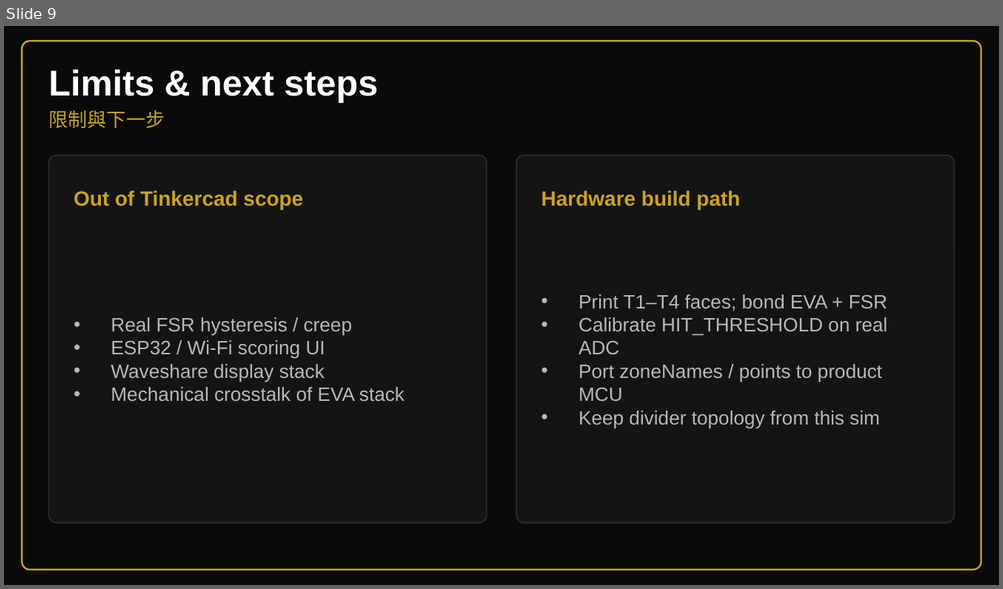
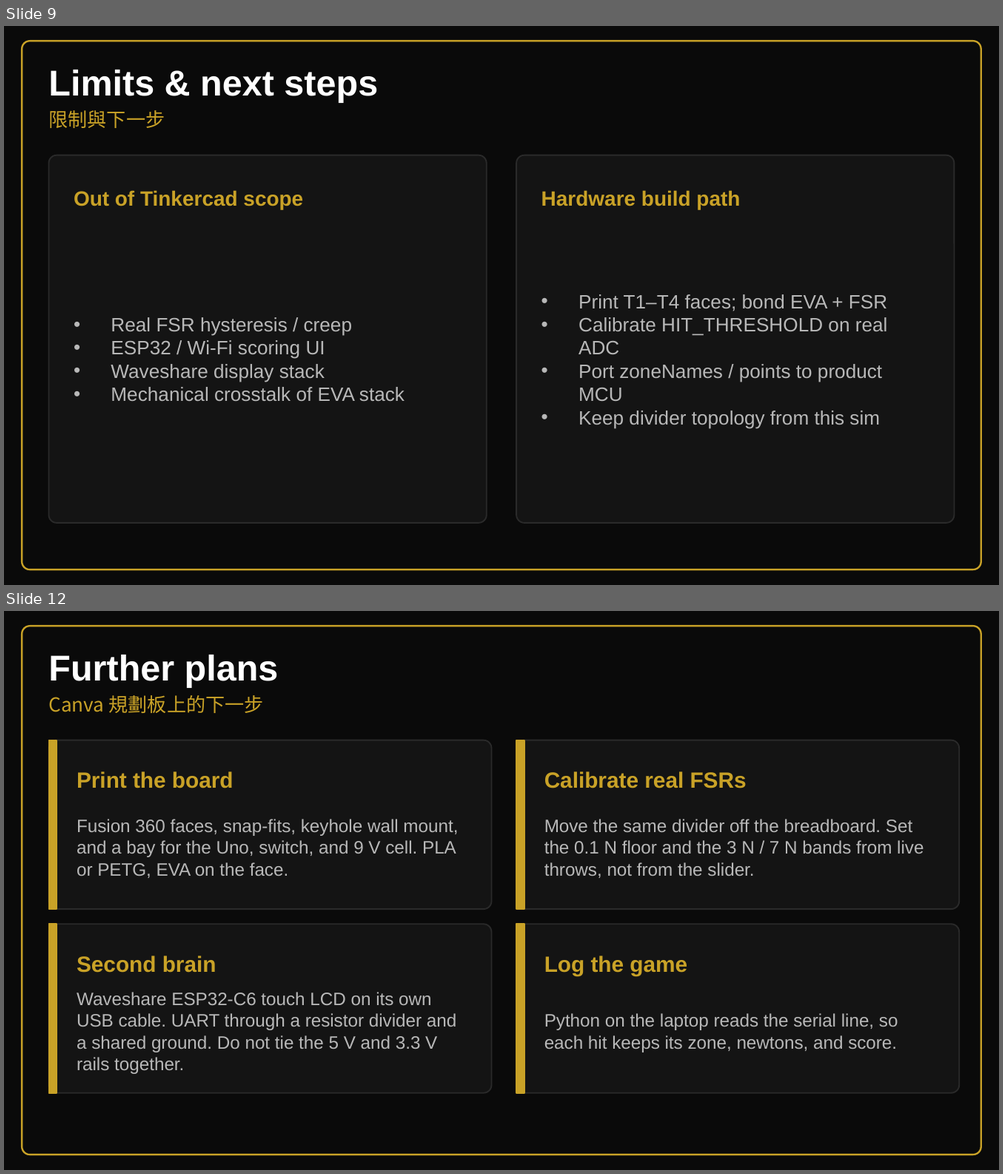
Before and after one commit to AnorakAdrianyc/GEST-3005-Project-Copy, a slide deck: dartboard/SIMULATION_REPORT.pptx. Shown one above the other, each under a label of ours: slide 9 before the commit, slides 9 and 12 after it; the slides between them are not shown. The pictures are 1003x589 and 1003x1174 pixels, drawn with LibreOffice and Linux fonts; fonts in the diff are those of the drawing. Boxes give left, top, right and bottom in pixels: in the first picture for what was removed or moved away, otherwise in the second. Text is boxed around its words. In the diff, an @@ line names an element or a change of style, - is before the commit and + after.

Commit message:
Enhance dartboard project with detailed simulation and scoring logic
- Updated `build_report_pptx.js` to include new sections for "Proof of concept," "Our idea," and "Further plans" with detailed descriptions and visuals.
- Revised `dartboard.ino` to implement Tinkercad Force Sensors, adjusting scoring logic based on force measurements and improving hit detection.
- Enhanced `SIMULATION_REPORT.md` to clarify sensor functionality and scoring mechanics, including new scoring thresholds and LCD display behavior.
- Updated simulation report presentation (`SIMULATION_REPORT.pptx`) and images to reflect recent changes.

```diff
--- a/dartboard/SIMULATION_REPORT.pptx
+++ b/dartboard/SIMULATION_REPORT.pptx
@@ slide 12 added at bbox=[4, 611, 999, 1170], background #0A0A0A @@
@@ rounded rectangle added at bbox=[22, 626, 981, 1155], outline #C9A227 1.25 pt @@
@@ text added at bbox=[48, 655, 279, 688], 26 pt, text #FFFFFF, bold @@
+Further plans
@@ text added at bbox=[48, 695, 264, 713], 14 pt, text #C9A227 @@
+Canva 規劃板上的下一步
@@ rounded rectangle added at bbox=[48, 741, 492, 909], fill #141414, outline #2A2A2A 1 pt @@
@@ rectangle added at bbox=[48, 741, 57, 909], fill #C9A227, outline #C9A227 1 pt @@
@@ rounded rectangle added at bbox=[516, 741, 959, 909], fill #141414, outline #2A2A2A 1 pt @@
@@ rectangle added at bbox=[516, 741, 524, 909], fill #C9A227, outline #C9A227 1 pt @@
@@ text added at bbox=[77, 772, 233, 789], 16 pt, text #C9A227, bold @@
+Print the board
@@ text added at bbox=[544, 772, 746, 789], 16 pt, text #C9A227, bold @@
+Calibrate real FSRs
@@ text added at bbox=[77, 819, 458, 878], 13 pt, text #B8B8B8 @@
+Fusion 360 faces, snap-fits, keyhole wall mount, and a bay for the Uno, switch, and 9 V cell. PLA or PETG, EVA on the face.
@@ text added at bbox=[544, 819, 923, 878], 13 pt, text #B8B8B8 @@
+Move the same divider off the breadboard. Set the 0.1 N floor and the 3 N / 7 N bands from live throws, not from the slider.
@@ rounded rectangle added at bbox=[48, 924, 492, 1093], fill #141414, outline #2A2A2A 1 pt @@
@@ rectangle added at bbox=[48, 924, 57, 1093], fill #C9A227, outline #C9A227 1 pt @@
@@ rounded rectangle added at bbox=[516, 924, 959, 1093], fill #141414, outline #2A2A2A 1 pt @@
@@ rectangle added at bbox=[516, 924, 524, 1093], fill #C9A227, outline #C9A227 1 pt @@
@@ text added at bbox=[77, 956, 216, 973], 16 pt, text #C9A227, bold @@
+Second brain
@@ text added at bbox=[544, 956, 687, 976], 16 pt, text #C9A227, bold @@
+Log the game
@@ text added at bbox=[77, 992, 456, 1074], 13 pt, text #B8B8B8 @@
+Waveshare ESP32-C6 touch LCD on its own USB cable. UART through a resistor divider and a shared ground. Do not tie the 5 V and 3.3 V rails together.
@@ text added at bbox=[544, 1014, 898, 1053], 13 pt, text #B8B8B8 @@
+Python on the laptop reads the serial line, so each hit keeps its zone, newtons, and score.
```
Also in this commit, not shown: 1 slide changed, 2 other slides added, 8 other files.
